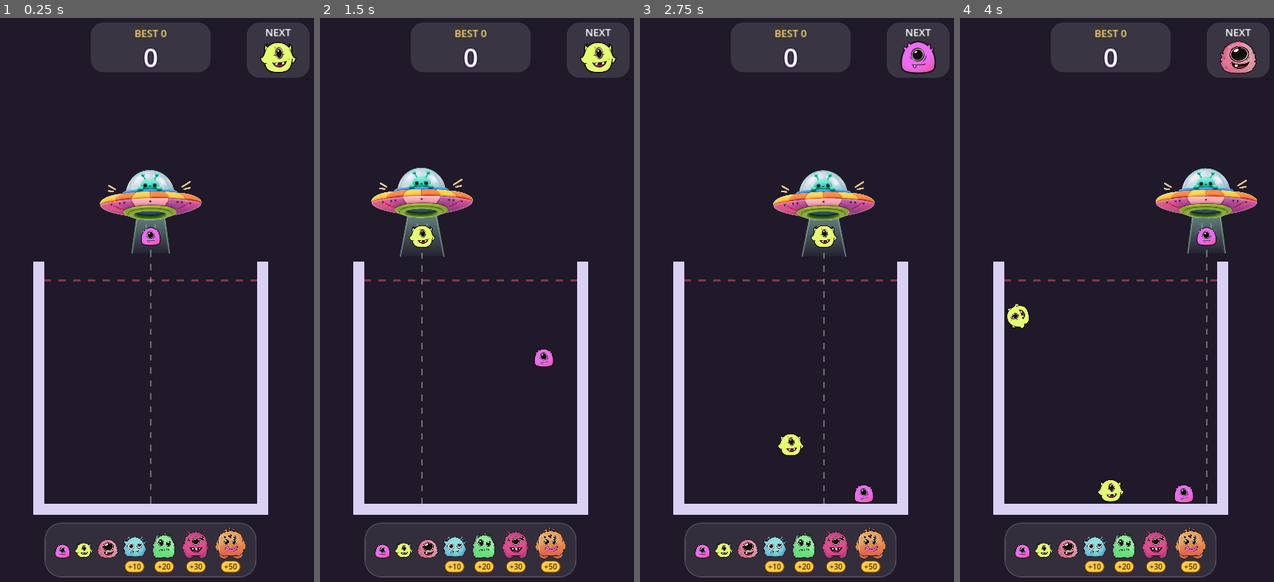
Above: before the commit, frames 1-4 (left to right).
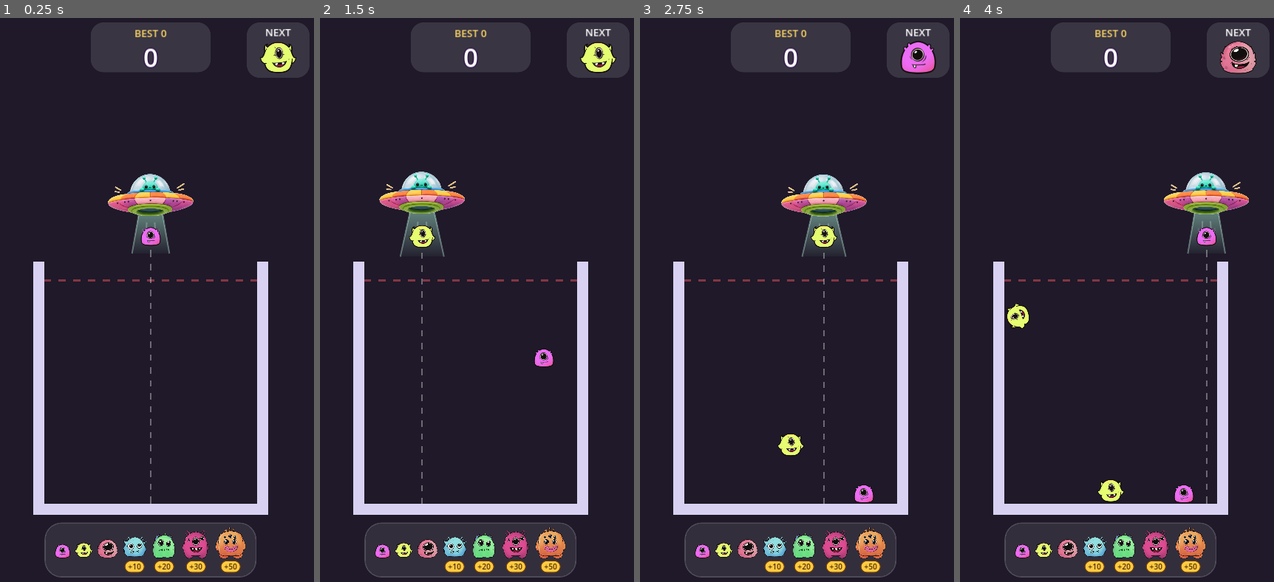
Above: after the commit, the same moments.

Repository: vickyraut212-boop/MonsterMerageGame
Game: Godot game, scene res://scenes/main.tscn
Same seed, same stepped clock (60 frames per second), same inputs: the game is played once before the commit and once after it.
Inputs (mouse positions are in pixels of both pictures, inside the frame that each line leads up to):
- Up to frame 1 (0.25 s): no input
- Up to frame 2 (1.5 s): move the mouse to (542, 283) at 0.52 s; click (542, 283) at 0.67 s; drag from (404, 339) to (470, 147) at 1.27 s
- Up to frame 3 (2.75 s): move the mouse to (825, 181) at 2.02 s; click (825, 181) at 2.17 s
- Up to frame 4 (4 s): drag from (1095, 429) to (1010, 221) at 2.77 s; move the mouse to (1211, 401) at 3.52 s; click (1211, 401) at 3.67 s

The runs differ from the first frame. In frame 1, 1.3% of the frame differs, in the area x 31-65%, y 26-41%; in frame 2, 1.3%; in frame 3, 1.3%, in the area x 42-75%, y 26-42%; in frame 4, 1.3%.

Commit message:
Make the alien ship a little smaller (220 to 185 px wide)
vicky felt the new ship looked too large.

Co-Authored-By: Claude Opus 5.5 <noreply@anthropic.com>

Diff:
--- a/scripts/dropper.gd
+++ b/scripts/dropper.gd
@@ -33,7 +33,7 @@
 ## Your spaceship PNG. Leave empty to use the drawn UFO.
 @export var ship_texture: Texture2D = preload("res://assets/ui/alien_ship.png")
 ## How wide the ship appears, in pixels.
-@export var ship_width := 220.0
+@export var ship_width := 185.0
 ## How far above the held monster the ship floats.
 @export var ship_height_above := 92.0
 ## How much the ship leans into its movement (0 = no lean).
